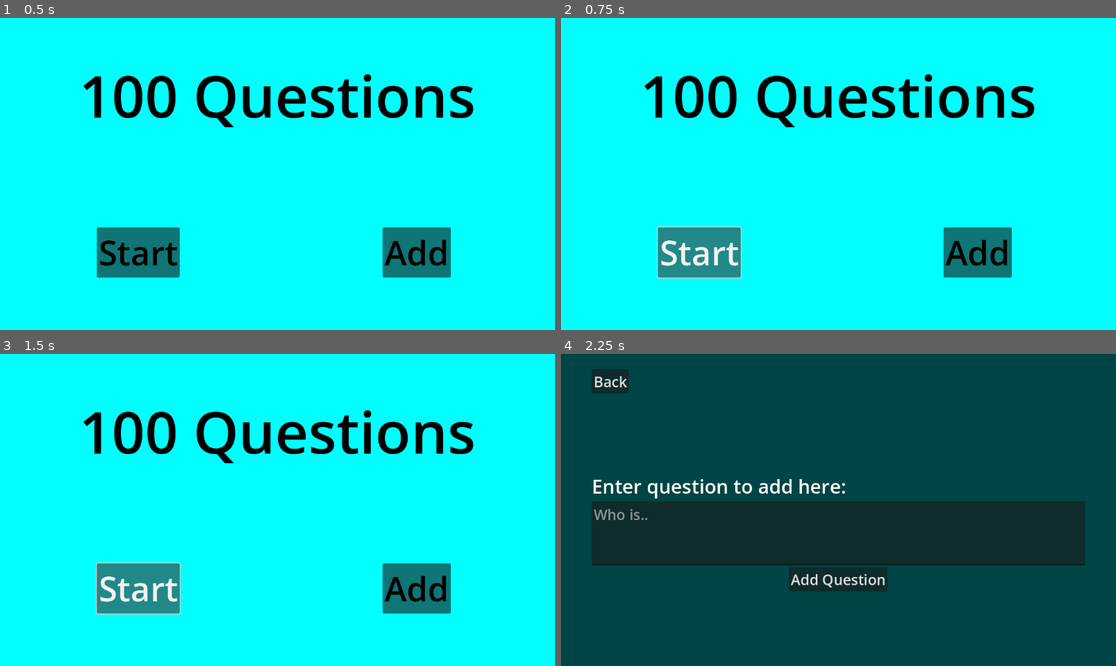
Above: before the commit, frames 1-4 (two rows, left to right).
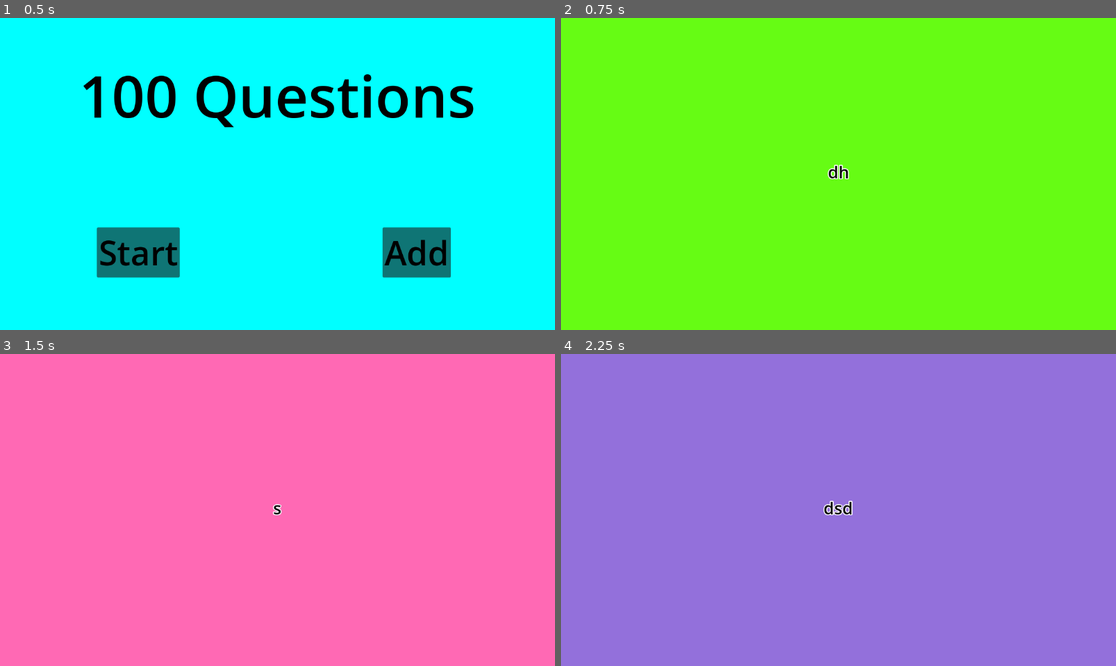
Above: after the commit, the same moments.

Repository: gringames/100-Questions
Game: Godot game, scene res://scenes/MainMenu.tscn
Same seed, same stepped clock (60 frames per second), same inputs: the game is played once before the commit and once after it.
Inputs (mouse positions are in pixels of both pictures, inside the frame that each line leads up to):
- Up to frame 1 (0.5 s): no input
- Up to frame 2 (0.75 s): click "Start" at 0.5 s
- Up to frame 3 (1.5 s): click (138, 588) at 1.25 s, where only the run before the commit has a clickable "Start"
- Up to frame 4 (2.25 s): click (977, 588) at 2 s, where only the run before the commit has a clickable "Add"

Frame 1 is identical in both runs. In frame 2, 100% of the frame differs, in the area x 0-100%, y 0-100%; in frame 3, 100%; in frame 4, 100%.

Commit message:
fix file handling and move QuestionInitializer.gd logic into QuestionFileHandler.gd

Diff:
--- a/scripts/AddQuestions.gd
+++ b/scripts/AddQuestions.gd
@@ -3,12 +3,13 @@
 ### NODE REFERENCES
 var textbox: TextEdit
 
-### SCENE CHANGER
+### SCENE CHANGE
 const menu_scene_path: String = "res://scenes/MainMenu.tscn"
 var scene_changer: SceneChanger
 
 ### FILE
 var question_file_handler: QuestionFileHandler
+
 
 
 ### INIT
@@ -18,8 +19,8 @@
 	question_file_handler = QuestionFileHandler.new()
 
 
+
 ### BUTTON METHODS
-
 func _on_back_button_down():
 	scene_changer.change_scene(menu_scene_path, get_tree())
 
@@ -35,8 +36,8 @@
 	clear_text()
 
 
+
 ### HELPERS
-
 func add_question_to_file(question: String) -> void:
 	question_file_handler.append(question, true)
 
--- a/scripts/MainGame.gd
+++ b/scripts/MainGame.gd
@@ -30,27 +30,31 @@
 var question_index: int = 0
 
 ### QUESTIONS
-var question_initializer: QuestionInitializer
+var question_file_handler: QuestionFileHandler
 
 
 
+### SETUP
 func _ready():
 	question_label = $QuestionBox/QuestionLabel
 	background_color = $BackgroundColor
 	number_of_colors = colors.size()
-	question_initializer = QuestionInitializer.new()
-	questions = question_initializer.fill_array_from_file()
+	question_file_handler = QuestionFileHandler.new()
+	questions = question_file_handler.fill_array_from_file()
 	number_of_questions = questions.size()
 
 	next_question()
 
 
+
+### INPUT
 func _input(event):
 	if event is InputEventScreenTouch and event.is_pressed():
 		next_question()
 
 
 
+### UPDATE
 func next_question() -> void:
 	next_text()
 	next_background_color()
@@ -66,15 +70,6 @@
 	question_index += 1
 
 
-func display_end_screen() -> void:
-	question_label.text = end_text
-	background_color.color = end_color
-
-
-func stop_listening_for_input() -> void:
-	set_process_input(false)
-
-
 func next_background_color() -> void:
 	background_color.color = colors[get_random_color_index()]
 
@@ -88,3 +83,14 @@
 		random_index = (random_index + 1) % number_of_colors
 
 	return random_index
+
+
+
+### QUIT
+func display_end_screen() -> void:
+	question_label.text = end_text
+	background_color.color = end_color
+
+
+func stop_listening_for_input() -> void:
+	set_process_input(false)
--- a/scripts/MainMenu.gd
+++ b/scripts/MainMenu.gd
@@ -1,19 +1,27 @@
 extends Control
 
 ### SCENE PATHS
-const questions_game_scene_path: String = "res://scenes/questions.tscn"
+const questions_game_scene_path: String = "res://scenes/MainGame.tscn"
 const add_questions_scene_path: String = "res://scenes/AddQuestions.tscn"
 
 ### OTHER
 var background: ColorRect
 var scene_changer: SceneChanger
-var question_initializer: QuestionInitializer
+var question_file_handler: QuestionFileHandler
 
 
 ### INIT
 func _ready():
 	background = $BackgroundColor
 	scene_changer = SceneChanger.new()
+	question_file_handler = QuestionFileHandler.new()
+	create_user_file_if_necessary()
+
+
+func create_user_file_if_necessary() -> void:
+	if question_file_handler.user_file_does_not_exist():
+		question_file_handler.copy_initial_questions_to_user_file()
+
 
 
 ### BUTTON METHODS
@@ -25,6 +33,5 @@
 	call_change_scene(add_questions_scene_path)
 
 
-### HELPERS
 func call_change_scene(path: String) -> void:
 	scene_changer.change_scene(path, get_tree())
--- a/scripts/QuestionFileHandler.gd
+++ b/scripts/QuestionFileHandler.gd
@@ -1,12 +1,37 @@
 extends Node
 class_name QuestionFileHandler
 
-const question_file_path: String = "user://questions.txt"
+### PATHS
+const question_file_user_path: String = "user://questions.txt"
+const initial_question_txt_path: String = "res://data/initial_questions.txt"
 
 
+### EXISTENCE CHECK
+func user_file_does_not_exist() -> bool:
+	return not FileAccess.file_exists(question_file_user_path)
+
+
+
+### COPY
+func copy_initial_questions_to_user_file() -> void:
+	# creates user file
+	var dir = DirAccess.open("res://")
+	dir.copy(initial_question_txt_path, question_file_user_path)
+	handle_error(dir.get_open_error())
+	# important otherwise next question will be inserted in same line
+	append("", true)
+
+
+func handle_error(error) -> void:
+	if error != OK:
+		print("An error occurred while copying the file: " + error)
+
+
+
+### FILE MODIFICATION
 func append(line: String, print_file: bool) -> void:
 	# important to open it in read_write! write_read will override the contents
-	var question_file = FileAccess.open(question_file_path, FileAccess.READ_WRITE)
+	var question_file = FileAccess.open(question_file_user_path, FileAccess.READ_WRITE)
 
 	question_file.seek_end()
 	question_file.store_line(line)
@@ -19,3 +44,34 @@
 		print("-----------------------------------------------------")
 
 	question_file.close()
+
+
+
+### ARRAY CONVERSION
+func fill_array_from_file() -> Array:
+	var array: Array
+
+	if user_file_does_not_exist():
+		push_error("user file does not exist!")
+
+	return convert_to_array()
+
+
+
+func convert_to_array() -> Array:
+	var array: Array
+	var questions_file = FileAccess.open(question_file_user_path, FileAccess.READ)
+
+	while not questions_file.eof_reached():
+		var line: String = questions_file.get_line()
+
+		if is_comment(line):
+			continue
+
+		array.append(str(line))
+
+	return array
+
+
+func is_comment(line: String) -> bool:
+	return line.begins_with("#") or line.is_empty()
--- a/scripts/QuestionInitializer.gd
+++ /dev/null
@@ -1,56 +0,0 @@
-class_name QuestionInitializer
-
-var question_file_handler: QuestionFileHandler
-var initial_question_txt_path: String = "res://data/initial_questions.txt"
-var print_question_array: bool = true
-
-func _ready():
-	question_file_handler = QuestionFileHandler.new()
-
-
-func fill_array_from_file() -> Array:
-	var array: Array
-	var user_path: String = question_file_handler.question_file_path
-
-	if user_file_does_not_exist(user_path):
-		copy_initial_questions_to(user_path)
-		# important otherwise next question will be inserted in same line
-		append_newline()
-
-	return convert_to_array(user_path)
-
-
-func user_file_does_not_exist(user_file_path: String) -> bool:
-	return not FileAccess.file_exists(user_file_path)
-
-
-func copy_initial_questions_to(user_file_path: String) -> void:
-	# creates user file
-	var dir = DirAccess.open("res://")
-	dir.copy(initial_question_txt_path, user_file_path)
-	handle_error(dir.get_open_error())
-
-
-func handle_error(error) -> void:
-	if error != OK:
-		print("An error occurred while copying the file: " + error)
-
-
-func append_newline() -> void:
-	# handler will add a newline after the line that is passed, so empty string suffices
-	question_file_handler.append("", true)
-
-
-func convert_to_array(user_path: String) -> Array:
-	var array: Array
-
-	var questions_file = FileAccess.open(user_path, FileAccess.READ)
-	while not questions_file.eof_reached():
-		var line: String = questions_file.get_line()
-
-		if line.begins_with("#") or line.is_empty():
-			continue
-
-		array.append(str(line))
-
-	return array
